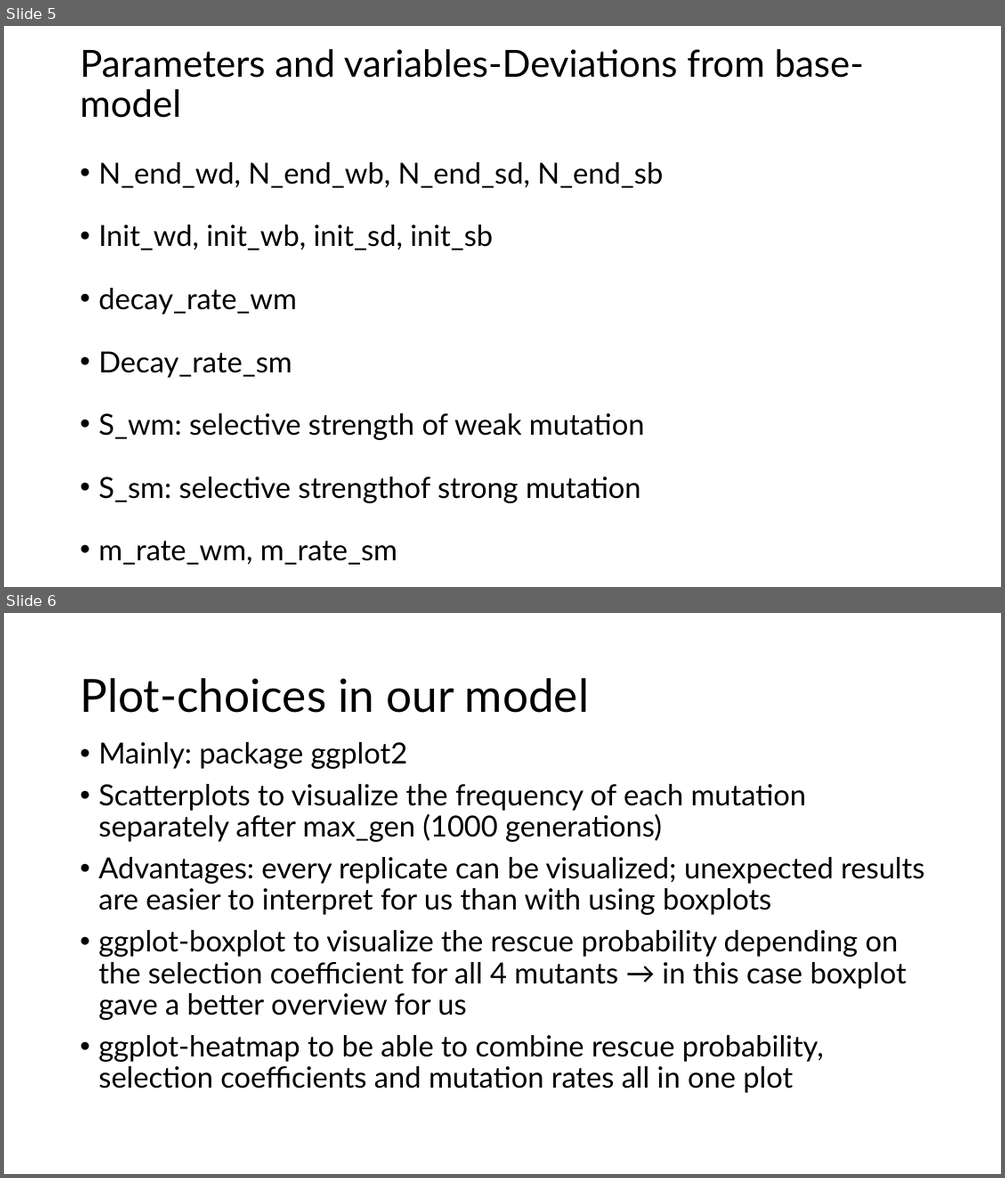
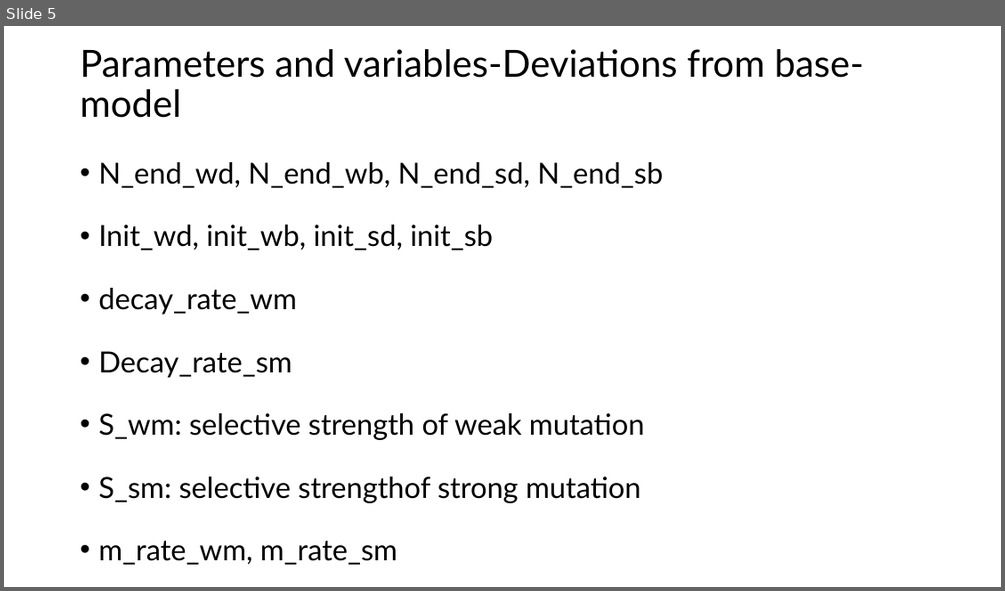
Before and after one commit to Julia-Eggenschwiler/THEEproject_Jaelle_Julia, a slide deck: THEE_presentation.pptx. Shown one above the other, each under a label of ours: slides 5 and 6 before the commit, slide 5 after it. The pictures are 1005x1178 and 1005x591 pixels, drawn with LibreOffice and Linux fonts; fonts in the diff are those of the drawing. Boxes give left, top, right and bottom in pixels: in the first picture for what was removed or moved away, otherwise in the second. Text is boxed around its words. In the diff, an @@ line names an element or a change of style, - is before the commit and + after.

Commit message:
heatmaps

```diff
--- a/THEE_presentation.pptx
+++ b/THEE_presentation.pptx
@@ slide 6 removed at [4, 613, 1001, 1174], background #FFFFFF @@
@@ title removed at [80, 678, 589, 713] @@
-Plot-choices in our model
@@ text removed at [98, 742, 924, 1093] @@
-• Mainly: package ggplot2
-• Scatterplots to visualize the frequency of each mutation separately after max_gen (1000 generations)
-• Advantages: every replicate can be visualized; unexpected results are easier to interpret for us than with using boxplots
-• ggplot-boxplot to visualize the rescue probability depending on the selection coefficient for all 4 mutants → in this case boxplot gave a better overview for us
-• ggplot-heatmap to be able to combine rescue probability, selection coefficients and mutation rates all in one plot
```
Also in this commit, not shown: 1 slide added.
